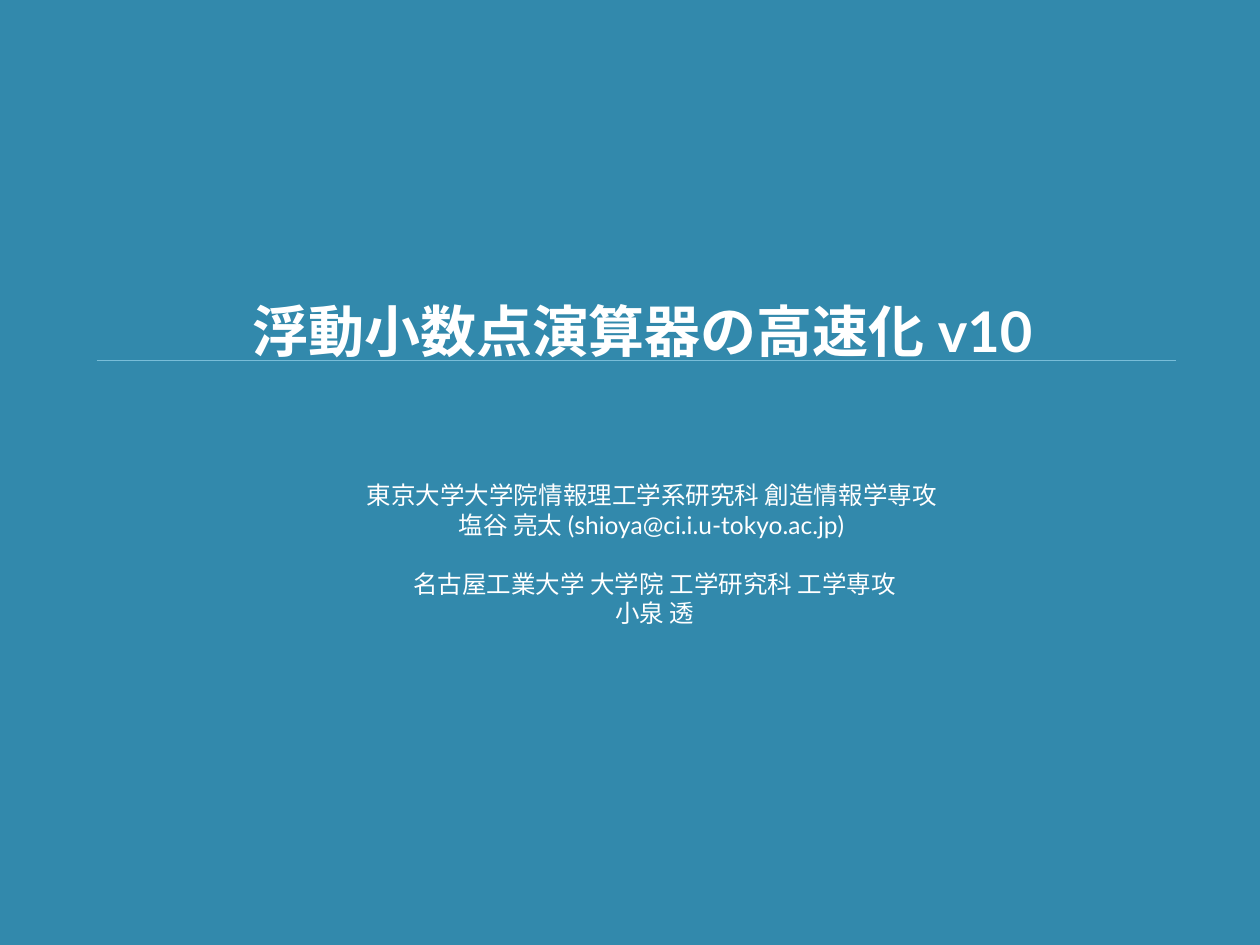
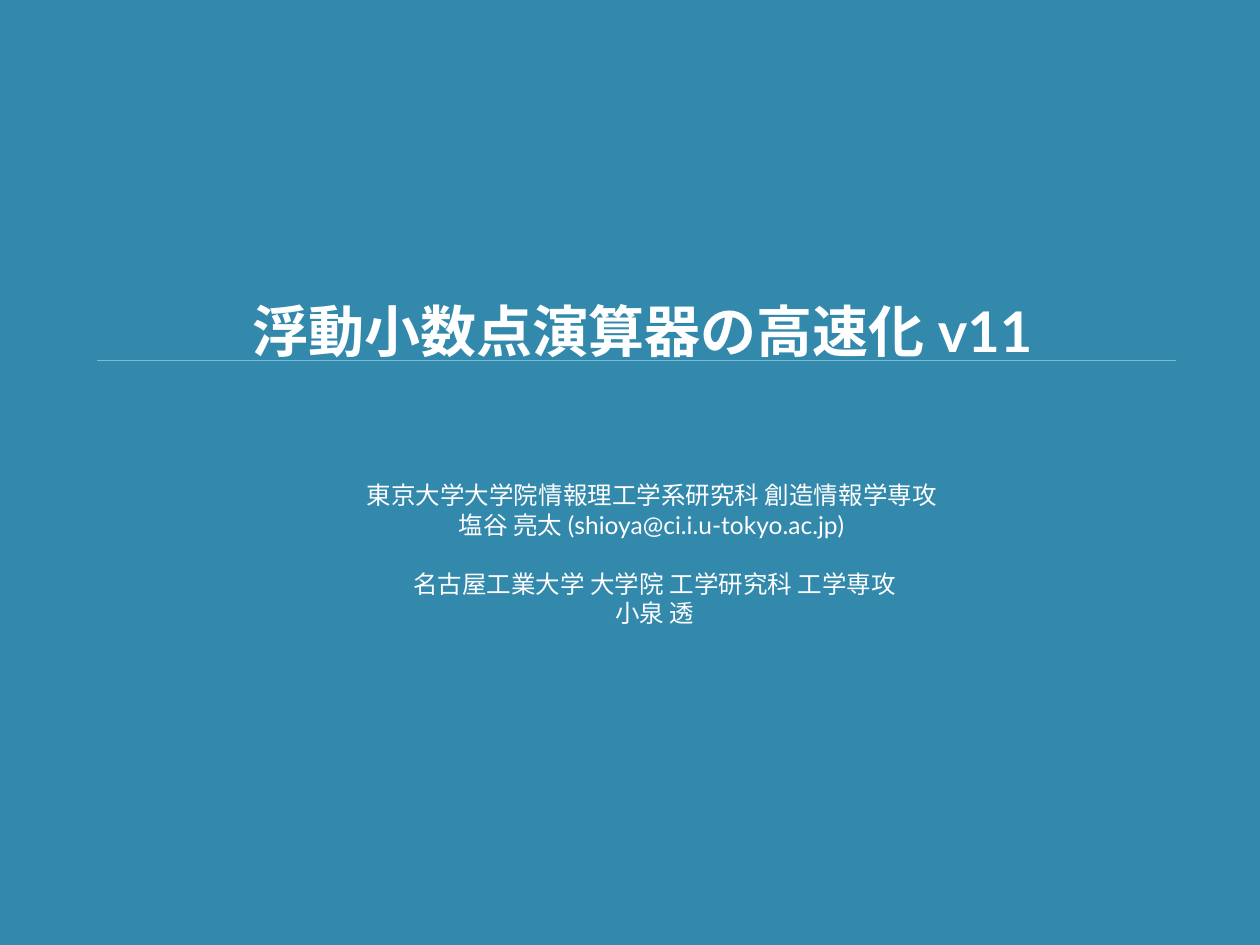
Before and after one commit to shioyadan/advanced-computer-organization, a slide deck: slide 1 of aco-shioya-appendix-fpu.pptx. Drawn at 1260x945 pixels with LibreOffice and Linux fonts; fonts in the diff are those of the drawing. Boxes give left, top, right and bottom in pixels: in the first picture for what was removed or moved away, otherwise in the second. Text is boxed around its words. In the diff, an @@ line names an element or a change of style, - is before the commit and + after.

```diff
--- a/aco-shioya-appendix-fpu.pptx
+++ b/aco-shioya-appendix-fpu.pptx
@@ title at box(252, 304, 1033, 361): text changed @@
-浮動小数点演算器の高速化 v10
+浮動小数点演算器の高速化 v11
```
Also in this commit, not shown: 2 other slides changed, 1 other file.
